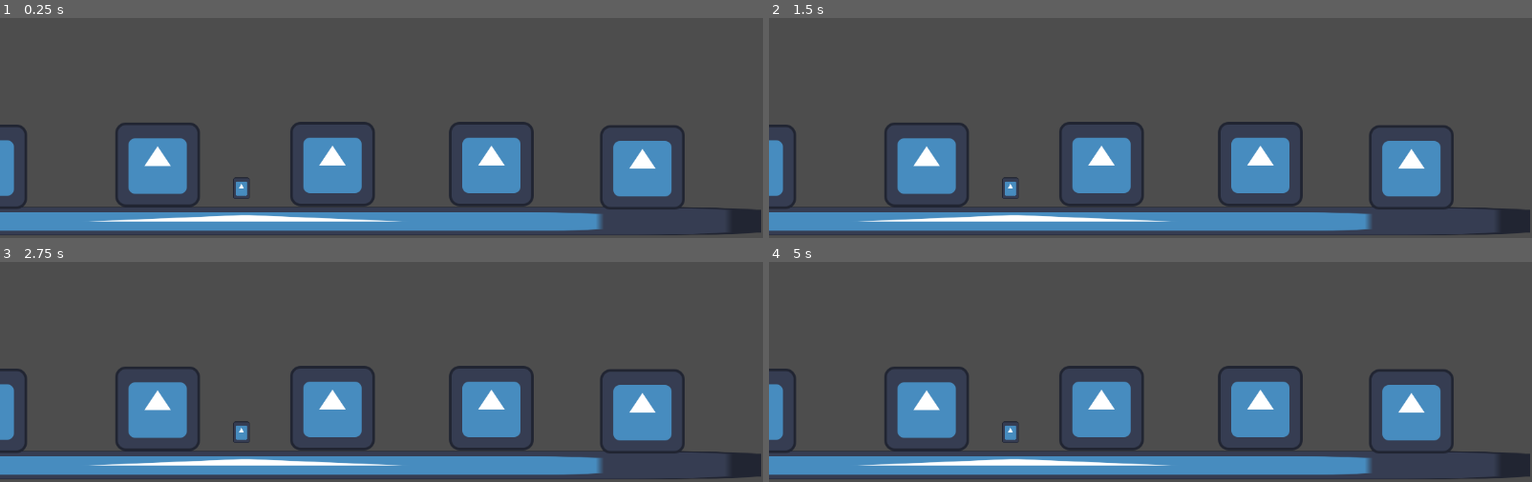
Above: before the commit, frames 1-4 (two rows, left to right).
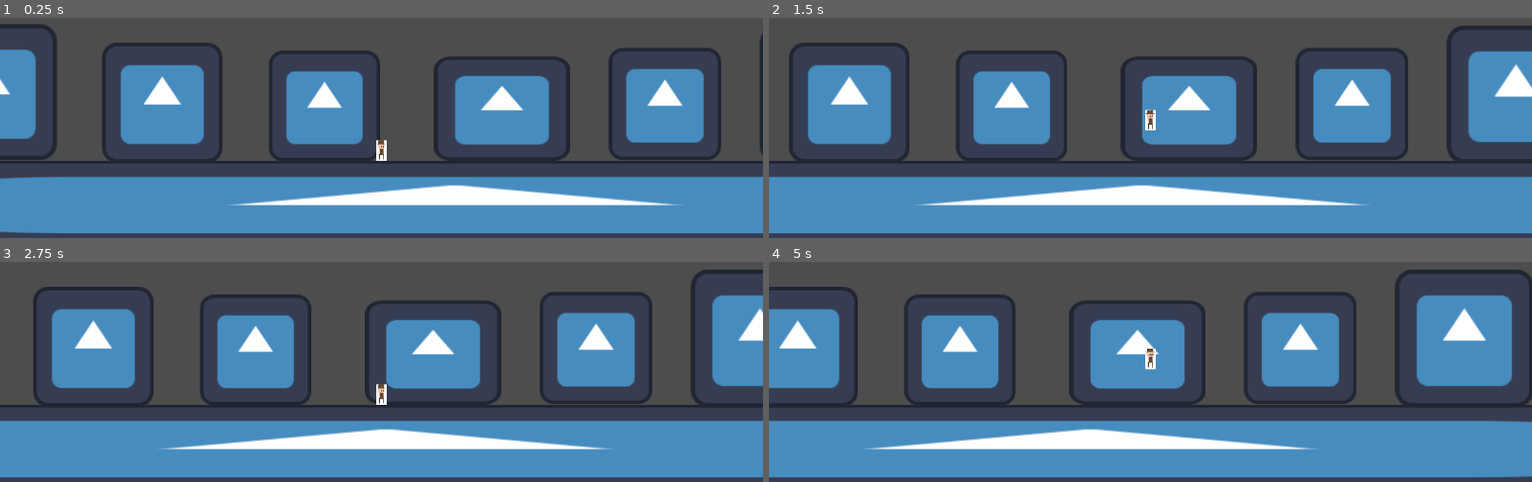
Above: after the commit, the same moments.

Repository: ridleykesecker/gs-western
Game: Godot game, scene res://town_outside.tscn
Same seed, same stepped clock (60 frames per second), same inputs: the game is played once before the commit and once after it. Before the commit the project has no main scene; this scene is started directly in both runs. The engine's default icon, where the game draws it, is replaced by a stand-in: a white triangle on a blue panel in a dark square.
Inputs:
- Up to frame 1 (0.25 s): no input
- Up to frame 2 (1.5 s): tap Enter (ui_accept) at 0.5, 0.6, 0.77, 1.07, 1.35 s; hold Right (ui_right) from 0.53 s (still down)
- Up to frame 3 (2.75 s): tap Enter (ui_accept) at 1.52, 1.82, 2.1 s; release Right (ui_right) at 2.03 s; hold Left (ui_left) from 2.03 s (still down)
- Up to frame 4 (5 s): release Left (ui_left) at 2.78 s; hold Right (ui_right) 2.78-4.28 s; tap Enter (ui_accept) at 2.85, 3.02, 3.32, 3.6, 3.77, 4.07, 4.35, 4.52, 4.82 s; hold Left (ui_left) from 4.28 s (still down)

The runs differ from the first frame. In frame 1, 44% of the frame differs, in the area x 0-100%, y 3-99%; in frame 2, 47%; in frame 3, 47%; in frame 4, 48%.

Commit message:
implemented movement and camera boundaries

Diff:
--- /dev/null
+++ b/western/CharacterBody2D.gd
@@ -0,0 +1,36 @@
+extends CharacterBody2D
+
+
+const DEFAULT_SPEED = 130.0
+const JUMP_VELOCITY = -400.0
+
+var sprintSpeed = 240
+var speed = DEFAULT_SPEED
+
+# Get the gravity from the project settings to be synced with RigidBody nodes.
+var gravity = ProjectSettings.get_setting("physics/2d/default_gravity")
+
+
+func _physics_process(delta):
+	# Add the gravity.
+	if not is_on_floor():
+		velocity.y += gravity * delta
+
+	# Handle Jump.
+	if Input.is_action_just_pressed("ui_accept") and is_on_floor():
+		velocity.y = JUMP_VELOCITY
+
+	if Input.is_action_pressed("ui_sprint"):
+		speed = sprintSpeed
+	else:
+		speed = DEFAULT_SPEED
+
+	# Get the input direction and handle the movement/deceleration.
+	# As good practice, you should replace UI actions with custom gameplay actions.
+	var direction = Input.get_axis("ui_left", "ui_right")
+	if direction:
+		velocity.x = direction * speed
+	else:
+		velocity.x = move_toward(velocity.x, 0, speed)
+
+	move_and_slide()
--- a/western/pdentrance.gd
+++ b/western/pdentrance.gd
@@ -11,5 +11,5 @@
 	pass
 
 func _on_level_end_zone_body_entered(body):
-	if Input.is_action_pressed("ui_click"):
+	if Input.is_action_pressed("ui_up"):
 		get_tree().change_scene_to_file("res://sheriffs_office_inside.tscn")
--- a/western/player.tscn
+++ b/western/player.tscn
@@ -1,28 +1,25 @@
 [gd_scene load_steps=4 format=3 uid="uid://ch5ml5k2kaq6w"]
 
-[ext_resource type="Texture2D" uid="uid://b8juwws6uv5c3" path="res://icon.svg" id="1_q1e42"]
-
-[sub_resource type="SpriteFrames" id="SpriteFrames_r42lg"]
-animations = [{
-"frames": [{
-"duration": 1.0,
-"texture": ExtResource("1_q1e42")
-}],
-"loop": true,
-"name": &"default",
-"speed": 5.0
-}]
+[ext_resource type="Texture2D" uid="uid://dh0swng4y7xf6" path="res://Screenshot 2023-06-20 140809.png" id="1_h02ga"]
+[ext_resource type="Script" path="res://CharacterBody2D.gd" id="1_qqjkw"]
 
 [sub_resource type="RectangleShape2D" id="RectangleShape2D_0dwsb"]
-size = Vector2(117.077, 124.167)
+size = Vector2(71.993, 120.56)
 
 [node name="player" type="Node2D"]
 
-[node name="AnimatedSprite2D" type="AnimatedSprite2D" parent="."]
-position = Vector2(1.5, -5.25)
-scale = Vector2(0.195312, 0.253906)
-sprite_frames = SubResource("SpriteFrames_r42lg")
+[node name="CharacterBody2D" type="CharacterBody2D" parent="."]
+script = ExtResource("1_qqjkw")
 
-[node name="CollisionShape2D" type="CollisionShape2D" parent="AnimatedSprite2D"]
-position = Vector2(0.538465, 1.91667)
+[node name="Camera2D" type="Camera2D" parent="CharacterBody2D"]
+limit_left = -632
+limit_bottom = 632
+
+[node name="CollisionShape2D" type="CollisionShape2D" parent="CharacterBody2D"]
+position = Vector2(0, 0.249999)
+scale = Vector2(0.194463, 0.252986)
 shape = SubResource("RectangleShape2D_0dwsb")
+
+[node name="Sprite2D" type="Sprite2D" parent="CharacterBody2D"]
+scale = Vector2(0.133696, 0.112319)
+texture = ExtResource("1_h02ga")
--- /dev/null
+++ b/western/playermovement.gd
@@ -0,0 +1,34 @@
+const DEFAULT_SPEED = 130.0
+const JUMP_VELOCITY = -400.0
+
+#Variables for Sprinting
+var sprintSpeed = 240
+var speed = DEFAULT_SPEED
+
+# Get the gravity from the project settings to be synced with RigidBody nodes.
+var gravity = ProjectSettings.get_setting("physics/2d/default_gravity") * 1.5
+
+
+func _physics_process(delta):
+	# Add the gravity.
+	if not is_on_floor():
+		velocity.y += gravity * delta
+
+	# Handle Jump.
+	if Input.is_action_just_pressed("ui_accept") and is_on_floor():
+		velocity.y = JUMP_VELOCITY
+
+	if Input.is_action_pressed("ui_sprint"):
+		speed = sprintSpeed
+	else:
+		speed = DEFAULT_SPEED
+
+	# Get the input direction and handle the movement/deceleration.
+	# As good practice, you should replace UI actions with custom gameplay actions.
+	var direction = Input.get_axis("ui_left", "ui_right")
+	if direction:
+		velocity.x = direction * speed
+	else:
+		velocity.x = move_toward(velocity.x, 0, speed)
+
+	move_and_slide()
--- a/western/project.godot
+++ b/western/project.godot
@@ -11,5 +11,37 @@
 [application]
 
 config/name="western"
+run/main_scene="res://town_outside.tscn"
 config/features=PackedStringArray("4.0", "Forward Plus")
 config/icon="res://icon.svg"
+
+[input]
+
+ui_left={
+"deadzone": 0.5,
+"events": [Object(InputEventKey,"resource_local_to_scene":false,"resource_name":"","device":0,"window_id":0,"alt_pressed":false,"shift_pressed":false,"ctrl_pressed":false,"meta_pressed":false,"pressed":false,"keycode":4194319,"physical_keycode":0,"key_label":0,"unicode":4194319,"echo":false,"script":null)
+, Object(InputEventJoypadButton,"resource_local_to_scene":false,"resource_name":"","device":0,"button_index":13,"pressure":0.0,"pressed":false,"script":null)
+, Object(InputEventKey,"resource_local_to_scene":false,"resource_name":"","device":-1,"window_id":0,"alt_pressed":false,"shift_pressed":false,"ctrl_pressed":false,"meta_pressed":false,"pressed":false,"keycode":0,"physical_keycode":65,"key_label":0,"unicode":97,"echo":false,"script":null)
+]
+}
+ui_right={
+"deadzone": 0.5,
+"events": [Object(InputEventKey,"resource_local_to_scene":false,"resource_name":"","device":0,"window_id":0,"alt_pressed":false,"shift_pressed":false,"ctrl_pressed":false,"meta_pressed":false,"pressed":false,"keycode":4194321,"physical_keycode":0,"key_label":0,"unicode":4194321,"echo":false,"script":null)
+, Object(InputEventJoypadButton,"resource_local_to_scene":false,"resource_name":"","device":0,"button_index":14,"pressure":0.0,"pressed":false,"script":null)
+, Object(InputEventKey,"resource_local_to_scene":false,"resource_name":"","device":-1,"window_id":0,"alt_pressed":false,"shift_pressed":false,"ctrl_pressed":false,"meta_pressed":false,"pressed":false,"keycode":0,"physical_keycode":68,"key_label":0,"unicode":100,"echo":false,"script":null)
+]
+}
+ui_up={
+"deadzone": 0.5,
+"events": [Object(InputEventKey,"resource_local_to_scene":false,"resource_name":"","device":0,"window_id":0,"alt_pressed":false,"shift_pressed":false,"ctrl_pressed":false,"meta_pressed":false,"pressed":false,"keycode":4194320,"physical_keycode":0,"key_label":0,"unicode":4194320,"echo":false,"script":null)
+, Object(InputEventJoypadButton,"resource_local_to_scene":false,"resource_name":"","device":0,"button_index":11,"pressure":0.0,"pressed":false,"script":null)
+, Object(InputEventKey,"resource_local_to_scene":false,"resource_name":"","device":-1,"window_id":0,"alt_pressed":false,"shift_pressed":false,"ctrl_pressed":false,"meta_pressed":false,"pressed":false,"keycode":0,"physical_keycode":87,"key_label":0,"unicode":119,"echo":false,"script":null)
+]
+}
+ui_down={
+"deadzone": 0.5,
+"events": [Object(InputEventKey,"resource_local_to_scene":false,"resource_name":"","device":0,"window_id":0,"alt_pressed":false,"shift_pressed":false,"ctrl_pressed":false,"meta_pressed":false,"pressed":false,"keycode":4194322,"physical_keycode":0,"key_label":0,"unicode":4194322,"echo":false,"script":null)
+, Object(InputEventJoypadButton,"resource_local_to_scene":false,"resource_name":"","device":0,"button_index":12,"pressure":0.0,"pressed":false,"script":null)
+, Object(InputEventKey,"resource_local_to_scene":false,"resource_name":"","device":-1,"window_id":0,"alt_pressed":false,"shift_pressed":false,"ctrl_pressed":false,"meta_pressed":false,"pressed":false,"keycode":0,"physical_keycode":83,"key_label":0,"unicode":115,"echo":false,"script":null)
+]
+}
--- a/western/town_outside.tscn
+++ b/western/town_outside.tscn
@@ -1,49 +1,65 @@
-[gd_scene load_steps=5 format=3 uid="uid://ccovp4y1dju85"]
+[gd_scene load_steps=6 format=3 uid="uid://ccovp4y1dju85"]
 
 [ext_resource type="Texture2D" uid="uid://b8juwws6uv5c3" path="res://icon.svg" id="1_ctl16"]
 [ext_resource type="PackedScene" uid="uid://ch5ml5k2kaq6w" path="res://player.tscn" id="2_mt7x6"]
 [ext_resource type="Script" path="res://pdentrance.gd" id="3_i5wqq"]
 
 [sub_resource type="RectangleShape2D" id="RectangleShape2D_o20xx"]
-size = Vector2(75, 72.7124)
+size = Vector2(75, 84.3562)
+
+[sub_resource type="RectangleShape2D" id="RectangleShape2D_xah7w"]
+size = Vector2(128.354, 32.3678)
 
 [node name="town_outside" type="Node2D"]
 
-[node name="ground" type="Sprite2D" parent="."]
-position = Vector2(370.5, 622.5)
-scale = Vector2(12.1641, 0.335937)
-texture = ExtResource("1_ctl16")
-
-[node name="player" parent="." instance=ExtResource("2_mt7x6")]
-position = Vector2(363, 578)
-
 [node name="sheriffs office outside" type="Sprite2D" parent="."]
-position = Vector2(238, 537)
+position = Vector2(281, 432)
+scale = Vector2(1.3125, 1.3125)
 texture = ExtResource("1_ctl16")
 
 [node name="bank" type="Sprite2D" parent="."]
-position = Vector2(970, 541)
+position = Vector2(1042.5, 414.5)
+scale = Vector2(1.63281, 1.63281)
 texture = ExtResource("1_ctl16")
 
 [node name="barn" type="Sprite2D" parent="."]
-position = Vector2(-297, 536)
+position = Vector2(-226, 411)
+scale = Vector2(1.60938, 1.60938)
 texture = ExtResource("1_ctl16")
 
 [node name="saloon" type="Sprite2D" parent="."]
-position = Vector2(-23, 540)
+position = Vector2(36, 427)
+scale = Vector2(1.42188, 1.42188)
 texture = ExtResource("1_ctl16")
 
 [node name="other building" type="Sprite2D" parent="."]
-position = Vector2(502, 536)
+position = Vector2(549, 436)
+scale = Vector2(1.60937, 1.23437)
 texture = ExtResource("1_ctl16")
 
 [node name="other building2" type="Sprite2D" parent="."]
-position = Vector2(742, 536)
+position = Vector2(795, 429)
+scale = Vector2(1.32813, 1.32813)
 texture = ExtResource("1_ctl16")
 
 [node name="Area2D" type="Area2D" parent="."]
 
 [node name="CollisionShape2D" type="CollisionShape2D" parent="Area2D"]
-position = Vector2(237, 564)
+position = Vector2(260, 479.822)
 shape = SubResource("RectangleShape2D_o20xx")
 script = ExtResource("3_i5wqq")
+
+[node name="StaticBody2D" type="StaticBody2D" parent="."]
+
+[node name="ground" type="Sprite2D" parent="StaticBody2D"]
+position = Vector2(478, 580.25)
+scale = Vector2(16.9453, 1.01953)
+texture = ExtResource("1_ctl16")
+
+[node name="CollisionShape2D" type="CollisionShape2D" parent="StaticBody2D"]
+position = Vector2(478.5, 531.5)
+scale = Vector2(16.9453, 1.01953)
+shape = SubResource("RectangleShape2D_xah7w")
+
+[node name="player" parent="." instance=ExtResource("2_mt7x6")]
+position = Vector2(367, 488)
Binary file added: western/Player.png
Not shown, added: western/Player.png.import
Binary file added: western/Screenshot 2023-06-20 140809.png
Not shown, added: western/Screenshot 2023-06-20 140809.png.import
